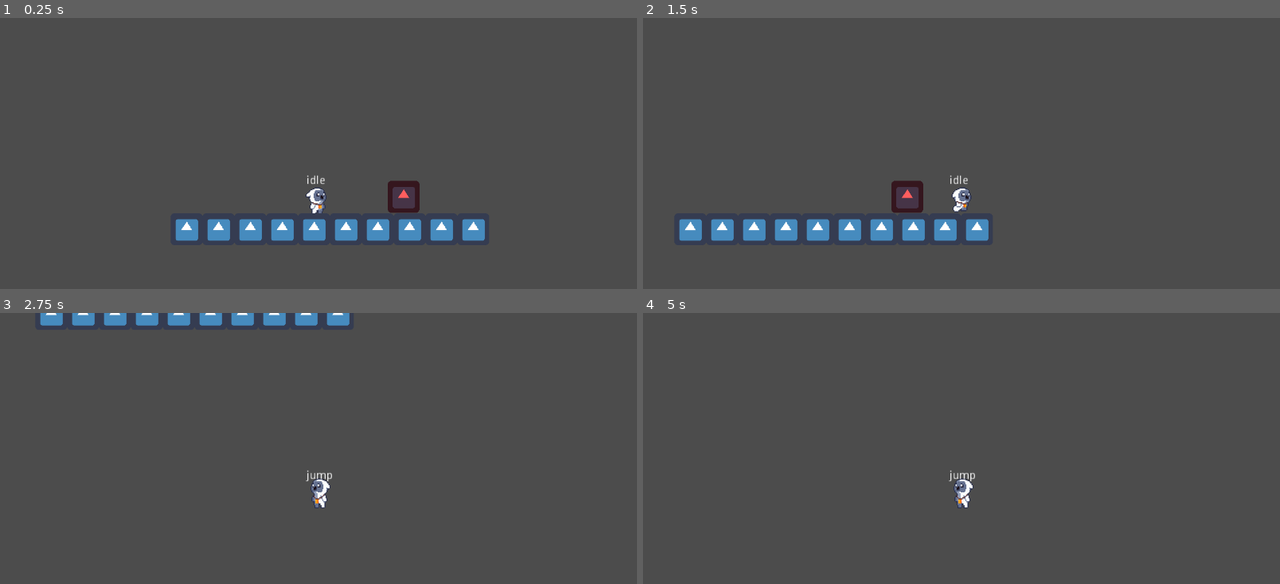
Above: before the commit, frames 1-4 (two rows, left to right).
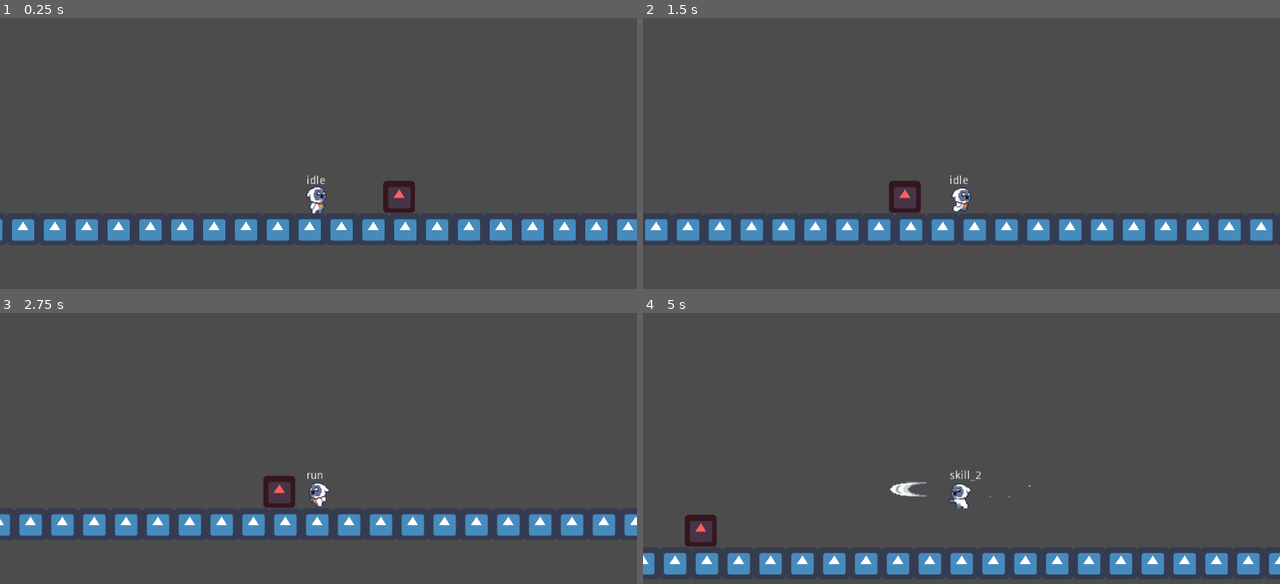
Above: after the commit, the same moments.

Repository: tnp2004/Game2D-ComputerProject
Game: Godot game, scene res://Stages/World.tscn
Same seed, same stepped clock (60 frames per second), same inputs: the game is played once before the commit and once after it. The engine's default icon, where the game draws it, is replaced by a stand-in: a white triangle on a blue panel in a dark square.
Inputs (mouse positions are in pixels of both pictures, inside the frame that each line leads up to):
- Up to frame 1 (0.25 s): no input
- Up to frame 2 (1.5 s): tap Enter at 0.5 s; move the mouse to (1101, 180) at 0.52 s; hold Right (ui_right) from 0.53 s (still down); click (1101, 180) at 0.6 s; tap Up (ui_up) at 0.77 s; move the mouse to (834, 215) at 1.27 s; click (834, 215) at 1.35 s
- Up to frame 3 (2.75 s): tap Up (ui_up) at 1.52 s; move the mouse to (382, 413) at 2.02 s; release Right (ui_right) at 2.03 s; hold Left (ui_left) from 2.03 s (still down); click (382, 413) at 2.1 s
- Up to frame 4 (5 s): move the mouse to (929, 565) at 2.77 s; release Left (ui_left) at 2.78 s; hold Right (ui_right) 2.78-4.28 s; click (929, 565) at 2.85 s; tap Up (ui_up) at 3.02, 3.77, 4.52 s; move the mouse to (1152, 546) at 3.52 s; click (1152, 546) at 3.6 s; tap 1 (skill_1, bound only after the commit) at 4.15 s; move the mouse to (770, 437) at 4.27 s; hold Left (ui_left) from 4.28 s (still down); click (770, 437) at 4.35 s; tap 2 (skill_2, bound only after the commit) at 4.9 s

The runs differ from the first frame. In frame 1, 4.9% of the frame differs, in the area x 0-100%, y 60-83%; in frame 2, 4.2%; in frame 3, 8.2%, in the area x 0-100%, y 0-83%; in frame 4, 6.6%.

Commit message:
Owlet Skills Update
- Dash add more effect and owlet dash pose
- add Wind Cutter

Diff:
--- a/Characters/Owlet.gd
+++ b/Characters/Owlet.gd
@@ -1,6 +1,9 @@
 extends KinematicBody2D
 
 const INDICATOR_DAMAGE = preload("res://UI/DamageIndicator.tscn")
+const DASH_SKILL = preload("res://Skills/Owlet/Dash_Skill.tscn") #skill 1
+const DASH_SMOKE = preload("res://Skills/Owlet/DashSmoke.tscn") #skill 1
+const WIND_CUTTER = preload("res://Skills/Owlet/WindCutter.tscn") #skill 2
 
 export(int) var WALKSPEED = 300
 export(int) var JUMPFORCE = 500
@@ -10,6 +13,21 @@
 
 var FRICTION = 0.5
 var velocity = Vector2.ZERO
+
+func dash_skill():
+	var skill_1 = DASH_SKILL.instance()
+	var smoke = DASH_SMOKE.instance()
+	skill_1.effect(position, $AnimatedSprite.flip_h)
+	smoke.dash_smoke_effect(position, $AnimatedSprite.flip_h)
+	print(position)
+	position.x += 220 * -1 if $AnimatedSprite.flip_h else 220 * 1
+	get_tree().current_scene.add_child(skill_1)
+	get_tree().current_scene.add_child(smoke)
+
+func wind_cutter_skill():
+	var skill_2 = WIND_CUTTER.instance()
+	skill_2.wind_cutter(position, $AnimatedSprite.flip_h)
+	get_tree().current_scene.add_child(skill_2)
 
 func get_input_direction():
 	var direction = Input.get_action_strength("ui_right") - Input.get_action_strength("ui_left")
@@ -54,7 +72,6 @@
 	velocity.y += _delta * GRAVITY
 	velocity = move_and_slide(velocity, Vector2.UP)
 	current_state_label()
-	random_thing_in_array(normal_attack)
 
 # damage indicator
 func spawn_effect(EFFECT, effect_position = global_position):
@@ -71,13 +88,29 @@
 
 func _on_attackArea_area_entered(area):
 	if area.is_in_group("enemy"):
-		area.get_owner().i_get_attack(random_thing_in_array(normal_attack))
-		#spawn_damageIndicator(1) <- player get damage
+		do_damage(area, normal_attack)
 
 func random_thing_in_array(arr):
 	var randomResult = randi()%len(arr)
-	return normal_attack[randomResult]
+	return arr[randomResult]
 
-var normal_attack = [2, 3, 4, 5] # is critical
-func do_damage():
-	pass
+func most_of_arr(arr):
+	var most_number = 0
+	for i in arr:
+		if i > most_number:
+			most_number = i
+	return most_number
+
+var normal_attack = [2, 3, 4, 5]
+func do_damage(area, damage_arr):
+	area.get_owner().i_get_attack(random_thing_in_array(damage_arr), most_of_arr(damage_arr))
+
+func useDash_skill():
+	if Input.is_action_just_pressed("skill_1"):
+		FSM.set_state(FSM.states.skill_1)
+		dash_skill()
+
+func useWindCutter_skill():
+	if Input.is_action_just_pressed("skill_2"):
+		FSM.set_state(FSM.states.skill_2)
+		wind_cutter_skill()
--- a/Characters/Owlet.tscn
+++ b/Characters/Owlet.tscn
@@ -8,6 +8,7 @@
 [ext_resource path="res://Characters-Sprite/2 Owlet_Monster/Owlet_Monster_Attack2_6.png" type="Texture" id=6]
 [ext_resource path="res://Characters-Sprite/2 Owlet_Monster/Owlet_Monster_Jump_8.png" type="Texture" id=7]
 [ext_resource path="res://Characters-Sprite/2 Owlet_Monster/Owlet_Monster_Walk+Attack_6.png" type="Texture" id=8]
+[ext_resource path="res://Characters-Sprite/2 Owlet_Monster/Owlet_Monster_Push_6.png" type="Texture" id=9]
 
 [sub_resource type="Animation" id=13]
 length = 0.001
@@ -254,6 +255,62 @@
 "values": [ 0, 1, 2, 3, 4, 5 ]
 }
 
+[sub_resource type="Animation" id=48]
+resource_name = "skill_1"
+length = 0.2
+tracks/0/type = "value"
+tracks/0/path = NodePath("AnimatedSprite:animation")
+tracks/0/interp = 1
+tracks/0/loop_wrap = true
+tracks/0/imported = false
+tracks/0/enabled = true
+tracks/0/keys = {
+"times": PoolRealArray( 0 ),
+"transitions": PoolRealArray( 1 ),
+"update": 1,
+"values": [ "skill_1" ]
+}
+tracks/1/type = "value"
+tracks/1/path = NodePath("AnimatedSprite:frame")
+tracks/1/interp = 1
+tracks/1/loop_wrap = true
+tracks/1/imported = false
+tracks/1/enabled = true
+tracks/1/keys = {
+"times": PoolRealArray( 0, 0.1 ),
+"transitions": PoolRealArray( 1, 1 ),
+"update": 1,
+"values": [ 0, 1 ]
+}
+
+[sub_resource type="Animation" id=45]
+resource_name = "skill_2"
+length = 0.2
+tracks/0/type = "value"
+tracks/0/path = NodePath("AnimatedSprite:animation")
+tracks/0/interp = 1
+tracks/0/loop_wrap = true
+tracks/0/imported = false
+tracks/0/enabled = true
+tracks/0/keys = {
+"times": PoolRealArray( 0 ),
+"transitions": PoolRealArray( 1 ),
+"update": 1,
+"values": [ "skill_2" ]
+}
+tracks/1/type = "value"
+tracks/1/path = NodePath("AnimatedSprite:frame")
+tracks/1/interp = 1
+tracks/1/loop_wrap = true
+tracks/1/imported = false
+tracks/1/enabled = true
+tracks/1/keys = {
+"times": PoolRealArray( 0, 0.1 ),
+"transitions": PoolRealArray( 1, 1 ),
+"update": 1,
+"values": [ 0, 1 ]
+}
+
 [sub_resource type="AtlasTexture" id=18]
 atlas = ExtResource( 5 )
 region = Rect2( 64, 0, 32, 32 )
@@ -354,6 +411,22 @@
 atlas = ExtResource( 2 )
 region = Rect2( 160, 0, 32, 32 )
 
+[sub_resource type="AtlasTexture" id=46]
+atlas = ExtResource( 2 )
+region = Rect2( 128, 0, 32, 32 )
+
+[sub_resource type="AtlasTexture" id=47]
+atlas = ExtResource( 2 )
+region = Rect2( 160, 0, 32, 32 )
+
+[sub_resource type="AtlasTexture" id=43]
+atlas = ExtResource( 9 )
+region = Rect2( 0, 0, 32, 32 )
+
+[sub_resource type="AtlasTexture" id=44]
+atlas = ExtResource( 9 )
+region = Rect2( 32, 0, 32, 32 )
+
 [sub_resource type="SpriteFrames" id=12]
 animations = [ {
 "frames": [ SubResource( 18 ) ],
@@ -389,6 +462,16 @@
 "frames": [ SubResource( 6 ), SubResource( 7 ), SubResource( 8 ), SubResource( 9 ), SubResource( 10 ), SubResource( 11 ) ],
 "loop": false,
 "name": "run",
+"speed": 5.0
+}, {
+"frames": [ SubResource( 46 ), SubResource( 47 ) ],
+"loop": true,
+"name": "skill_1",
+"speed": 5.0
+}, {
+"frames": [ SubResource( 43 ), SubResource( 44 ) ],
+"loop": true,
+"name": "skill_2",
 "speed": 5.0
 } ]
 
@@ -412,6 +495,8 @@
 anims/idle = SubResource( 1 )
 anims/jump = SubResource( 29 )
 anims/run = SubResource( 14 )
+anims/skill_1 = SubResource( 48 )
+anims/skill_2 = SubResource( 45 )
 
 [node name="AnimatedSprite" type="AnimatedSprite" parent="."]
 frames = SubResource( 12 )
--- a/Characters/Owlet_FSM.gd
+++ b/Characters/Owlet_FSM.gd
@@ -7,12 +7,16 @@
 	_add_state("attack_1")
 	_add_state("attack_2")
 	_add_state("attack_run")
+	_add_state("skill_1")
+	_add_state("skill_2")
 
 func _ready():
 	set_state(states.idle)
 
 func _state_logic(_delta: float) -> void:
 	parent.get_input_direction()
+	parent.useDash_skill()
+	parent.useWindCutter_skill()
 	if parent.velocity.length() == 0:
 		parent.attack_combo(_delta)
 	else:
@@ -48,6 +52,12 @@
 		states.attack_run:
 			if !animation_player.is_playing():
 				return states.idle
+		states.skill_1:
+			if !animation_player.is_playing():
+				return states.idle
+		states.skill_2:
+			if !animation_player.is_playing():
+				return states.idle
 
 	return - 1
 
@@ -66,3 +76,7 @@
 			animation_player.play("attack_2")
 		states.attack_run:
 			animation_player.play("attack_run")
+		states.skill_1:
+			animation_player.play("skill_1")
+		states.skill_2:
+			animation_player.play("skill_2")
--- a/Enemies/Enemy.gd
+++ b/Enemies/Enemy.gd
@@ -2,9 +2,9 @@
 
 const INDICATOR_DAMAGE = preload("res://UI/DamageIndicator.tscn")
 
-func i_get_attack(damage):
+func i_get_attack(damage, most_damage):
 	print("ahhh!")
-	spawn_damageIndicator(damage)
+	spawn_damageIndicator(damage, most_damage)
 
 func _on_Area2D_body_entered(body):
 	print(body.is_in_group("player"))
@@ -17,9 +17,9 @@
 		effect.global_position = effect_position
 		return effect
 
-func spawn_damageIndicator(damage):
+func spawn_damageIndicator(damage, most_damage):
 	var indicator = spawn_effect(INDICATOR_DAMAGE)
 	if indicator:
 		indicator.label.text = str(damage)
-		if damage == 5:
+		if damage == most_damage:
 			indicator.label.add_color_override("font_color", Color(1, 0, 0))
--- /dev/null
+++ b/Skills/Owlet/DashSmoke.gd
@@ -0,0 +1,12 @@
+extends Node2D
+
+func _ready():
+	pass
+
+func dash_smoke_effect(player_position, isFlip):
+	isFlip = !isFlip
+	$AnimatedSprite.flip_h = isFlip
+	if isFlip:
+		position = Vector2(player_position.x + 90.0, player_position.y + 10)
+	else:
+		position = Vector2(player_position.x - 90.0, player_position.y + 10)
--- /dev/null
+++ b/Skills/Owlet/DashSmoke.tscn
@@ -0,0 +1,101 @@
+[gd_scene load_steps=15 format=2]
+
+[ext_resource path="res://VFX/Owlet-Skills/smoke/FX033_08.png" type="Texture" id=1]
+[ext_resource path="res://VFX/Owlet-Skills/smoke/FX033_01.png" type="Texture" id=2]
+[ext_resource path="res://VFX/Owlet-Skills/smoke/FX033_10.png" type="Texture" id=3]
+[ext_resource path="res://VFX/Owlet-Skills/smoke/FX033_02.png" type="Texture" id=4]
+[ext_resource path="res://VFX/Owlet-Skills/smoke/FX033_05.png" type="Texture" id=5]
+[ext_resource path="res://VFX/Owlet-Skills/smoke/FX033_06.png" type="Texture" id=6]
+[ext_resource path="res://VFX/Owlet-Skills/smoke/FX033_07.png" type="Texture" id=7]
+[ext_resource path="res://VFX/Owlet-Skills/smoke/FX033_09.png" type="Texture" id=8]
+[ext_resource path="res://VFX/Owlet-Skills/smoke/FX033_03.png" type="Texture" id=9]
+[ext_resource path="res://VFX/Owlet-Skills/smoke/FX033_04.png" type="Texture" id=10]
+[ext_resource path="res://Skills/Owlet/DashSmoke.gd" type="Script" id=11]
+
+[sub_resource type="SpriteFrames" id=1]
+animations = [ {
+"frames": [ ExtResource( 2 ), ExtResource( 4 ), ExtResource( 9 ), ExtResource( 10 ), ExtResource( 5 ), ExtResource( 6 ), ExtResource( 7 ), ExtResource( 1 ), ExtResource( 8 ), ExtResource( 3 ) ],
+"loop": true,
+"name": "default",
+"speed": 10.0
+} ]
+
+[sub_resource type="Animation" id=2]
+length = 0.001
+tracks/0/type = "value"
+tracks/0/path = NodePath("AnimatedSprite:animation")
+tracks/0/interp = 1
+tracks/0/loop_wrap = true
+tracks/0/imported = false
+tracks/0/enabled = true
+tracks/0/keys = {
+"times": PoolRealArray( 0 ),
+"transitions": PoolRealArray( 1 ),
+"update": 0,
+"values": [ "default" ]
+}
+tracks/1/type = "value"
+tracks/1/path = NodePath("AnimatedSprite:frame")
+tracks/1/interp = 1
+tracks/1/loop_wrap = true
+tracks/1/imported = false
+tracks/1/enabled = true
+tracks/1/keys = {
+"times": PoolRealArray( 0 ),
+"transitions": PoolRealArray( 1 ),
+"update": 0,
+"values": [ 0 ]
+}
+
+[sub_resource type="Animation" id=3]
+resource_name = "dash_smoke"
+tracks/0/type = "value"
+tracks/0/path = NodePath("AnimatedSprite:animation")
+tracks/0/interp = 1
+tracks/0/loop_wrap = true
+tracks/0/imported = false
+tracks/0/enabled = true
+tracks/0/keys = {
+"times": PoolRealArray( 0 ),
+"transitions": PoolRealArray( 1 ),
+"update": 1,
+"values": [ "default" ]
+}
+tracks/1/type = "value"
+tracks/1/path = NodePath("AnimatedSprite:frame")
+tracks/1/interp = 1
+tracks/1/loop_wrap = true
+tracks/1/imported = false
+tracks/1/enabled = true
+tracks/1/keys = {
+"times": PoolRealArray( 0, 0.1, 0.2, 0.3, 0.4, 0.5, 0.6, 0.7, 0.8, 0.9 ),
+"transitions": PoolRealArray( 1, 1, 1, 1, 1, 1, 1, 1, 1, 1 ),
+"update": 1,
+"values": [ 0, 1, 2, 3, 4, 5, 6, 7, 8, 9 ]
+}
+tracks/2/type = "method"
+tracks/2/path = NodePath(".")
+tracks/2/interp = 1
+tracks/2/loop_wrap = true
+tracks/2/imported = false
+tracks/2/enabled = true
+tracks/2/keys = {
+"times": PoolRealArray( 1 ),
+"transitions": PoolRealArray( 1 ),
+"values": [ {
+"args": [  ],
+"method": "queue_free"
+} ]
+}
+
+[node name="DashSmoke" type="Node2D"]
+script = ExtResource( 11 )
+
+[node name="AnimatedSprite" type="AnimatedSprite" parent="."]
+scale = Vector2( 2, 2 )
+frames = SubResource( 1 )
+
+[node name="AnimationPlayer" type="AnimationPlayer" parent="."]
+autoplay = "dash_smoke"
+anims/RESET = SubResource( 2 )
+anims/dash_smoke = SubResource( 3 )
--- /dev/null
+++ b/Skills/Owlet/Dash_Skill.gd
@@ -0,0 +1,16 @@
+extends Node2D
+
+var damage_dash_skill = [4, 5, 6]
+
+func effect(player_position, isFlip):
+	$AnimatedSprite.flip_h = isFlip
+	if isFlip:
+		$SkillArea.position = Vector2(-400, 0)
+		position = Vector2(player_position.x + 90.0, player_position.y - 15)
+	else:
+		$SkillArea.position = Vector2(5, 0)
+		position = Vector2(player_position.x - 90.0, player_position.y - 15)
+
+func _on_SkillArea_area_entered(area):
+	if area.is_in_group("enemy"):
+		get_tree().current_scene.get_child(0).do_damage(area, damage_dash_skill)
--- /dev/null
+++ b/Skills/Owlet/Dash_Skill.tscn
@@ -0,0 +1,166 @@
+[gd_scene load_steps=16 format=2]
+
+[ext_resource path="res://Skills/Owlet/Dash_Skill.gd" type="Script" id=1]
+[ext_resource path="res://VFX/Owlet-Skills/smoke_back/Smoke VFX 1.png" type="Texture" id=2]
+
+[sub_resource type="AtlasTexture" id=1]
+atlas = ExtResource( 2 )
+region = Rect2( 0, 0, 48, 32 )
+
+[sub_resource type="AtlasTexture" id=2]
+atlas = ExtResource( 2 )
+region = Rect2( 48, 0, 48, 32 )
+
+[sub_resource type="AtlasTexture" id=3]
+atlas = ExtResource( 2 )
+region = Rect2( 96, 0, 48, 32 )
+
+[sub_resource type="AtlasTexture" id=4]
+atlas = ExtResource( 2 )
+region = Rect2( 144, 0, 48, 32 )
+
+[sub_resource type="AtlasTexture" id=5]
+atlas = ExtResource( 2 )
+region = Rect2( 192, 0, 48, 32 )
+
+[sub_resource type="AtlasTexture" id=6]
+atlas = ExtResource( 2 )
+region = Rect2( 240, 0, 48, 32 )
+
+[sub_resource type="AtlasTexture" id=7]
+atlas = ExtResource( 2 )
+region = Rect2( 288, 0, 48, 32 )
+
+[sub_resource type="AtlasTexture" id=8]
+atlas = ExtResource( 2 )
+region = Rect2( 336, 0, 48, 32 )
+
+[sub_resource type="AtlasTexture" id=9]
+atlas = ExtResource( 2 )
+region = Rect2( 384, 0, 48, 32 )
+
+[sub_resource type="SpriteFrames" id=10]
+animations = [ {
+"frames": [ SubResource( 1 ), SubResource( 2 ), SubResource( 3 ), SubResource( 4 ), SubResource( 5 ), SubResource( 6 ), SubResource( 7 ), SubResource( 8 ), SubResource( 9 ) ],
+"loop": true,
+"name": "dash",
+"speed": 5.0
+} ]
+
+[sub_resource type="Animation" id=11]
+length = 0.001
+tracks/0/type = "value"
+tracks/0/path = NodePath("AnimatedSprite:animation")
+tracks/0/interp = 1
+tracks/0/loop_wrap = true
+tracks/0/imported = false
+tracks/0/enabled = true
+tracks/0/keys = {
+"times": PoolRealArray( 0 ),
+"transitions": PoolRealArray( 1 ),
+"update": 0,
+"values": [ "dash" ]
+}
+tracks/1/type = "value"
+tracks/1/path = NodePath("AnimatedSprite:frame")
+tracks/1/interp = 1
+tracks/1/loop_wrap = true
+tracks/1/imported = false
+tracks/1/enabled = true
+tracks/1/keys = {
+"times": PoolRealArray( 0 ),
+"transitions": PoolRealArray( 1 ),
+"update": 0,
+"values": [ 0 ]
+}
+tracks/2/type = "value"
+tracks/2/path = NodePath("SkillArea/CollisionShape2D:disabled")
+tracks/2/interp = 1
+tracks/2/loop_wrap = true
+tracks/2/imported = false
+tracks/2/enabled = true
+tracks/2/keys = {
+"times": PoolRealArray( 0 ),
+"transitions": PoolRealArray( 1 ),
+"update": 0,
+"values": [ false ]
+}
+
+[sub_resource type="Animation" id=12]
+resource_name = "dash"
+step = 0.05
+tracks/0/type = "value"
+tracks/0/path = NodePath("AnimatedSprite:animation")
+tracks/0/interp = 1
+tracks/0/loop_wrap = true
+tracks/0/imported = false
+tracks/0/enabled = true
+tracks/0/keys = {
+"times": PoolRealArray( 0 ),
+"transitions": PoolRealArray( 1 ),
+"update": 1,
+"values": [ "dash" ]
+}
+tracks/1/type = "value"
+tracks/1/path = NodePath("AnimatedSprite:frame")
+tracks/1/interp = 1
+tracks/1/loop_wrap = true
+tracks/1/imported = false
+tracks/1/enabled = true
+tracks/1/keys = {
+"times": PoolRealArray( 0, 0.1, 0.2, 0.3, 0.4, 0.5, 0.6, 0.7, 0.8 ),
+"transitions": PoolRealArray( 1, 1, 1, 1, 1, 1, 1, 1, 1 ),
+"update": 1,
+"values": [ 0, 1, 2, 3, 4, 5, 6, 7, 8 ]
+}
+tracks/2/type = "value"
+tracks/2/path = NodePath("SkillArea/CollisionShape2D:disabled")
+tracks/2/interp = 1
+tracks/2/loop_wrap = true
+tracks/2/imported = false
+tracks/2/enabled = true
+tracks/2/keys = {
+"times": PoolRealArray( 0.2, 0.25 ),
+"transitions": PoolRealArray( 1, 1 ),
+"update": 1,
+"values": [ false, true ]
+}
+tracks/3/type = "method"
+tracks/3/path = NodePath(".")
+tracks/3/interp = 1
+tracks/3/loop_wrap = true
+tracks/3/imported = false
+tracks/3/enabled = true
+tracks/3/keys = {
+"times": PoolRealArray( 0.9 ),
+"transitions": PoolRealArray( 1 ),
+"values": [ {
+"args": [  ],
+"method": "queue_free"
+} ]
+}
+
+[sub_resource type="RectangleShape2D" id=13]
+extents = Vector2( 109.5, 23.5 )
+
+[node name="Dash_Skill" type="Node2D"]
+script = ExtResource( 1 )
+
+[node name="AnimatedSprite" type="AnimatedSprite" parent="."]
+scale = Vector2( 3, 3 )
+frames = SubResource( 10 )
+animation = "dash"
+
+[node name="AnimationPlayer" type="AnimationPlayer" parent="."]
+autoplay = "dash"
+anims/RESET = SubResource( 11 )
+anims/dash = SubResource( 12 )
+
+[node name="SkillArea" type="Area2D" parent="." groups=["player_attack"]]
+position = Vector2( 25, 0 )
+
+[node name="CollisionShape2D" type="CollisionShape2D" parent="SkillArea"]
+position = Vector2( 197.5, 24.5 )
+shape = SubResource( 13 )
+
+[connection signal="area_entered" from="SkillArea" to="." method="_on_SkillArea_area_entered"]
--- /dev/null
+++ b/Skills/Owlet/WindCutter.gd
@@ -0,0 +1,26 @@
+extends Node2D
+
+var damage_wind_cutter_skill = [5, 6, 7]
+
+var velocity = Vector2.ZERO
+var SPEED = 200
+var player_is_flip
+
+func wind_cutter(player_position, isFlip):
+	player_is_flip = isFlip
+	$AnimatedSprite.flip_h = isFlip
+	if isFlip:
+		$SkillArea.position = Vector2(-40, 0)
+		position = Vector2(player_position.x - 90.0, player_position.y)
+	else:
+		#$SkillArea.position = Vector2(5, 0)
+		position = Vector2(player_position.x + 90.0, player_position.y)
+
+func _physics_process(delta):
+	velocity.x = SPEED * delta * (-1 if player_is_flip else 1)
+	translate(velocity)
+
+
+func _on_SkillArea_area_entered(area):
+	if area.is_in_group("enemy"):
+		get_tree().current_scene.get_child(0).do_damage(area, damage_wind_cutter_skill)
--- /dev/null
+++ b/Skills/Owlet/WindCutter.tscn
@@ -0,0 +1,137 @@
+[gd_scene load_steps=16 format=2]
+
+[ext_resource path="res://VFX/Owlet-Skills/WindCutter/001.png" type="Texture" id=1]
+[ext_resource path="res://VFX/Owlet-Skills/WindCutter/005.png" type="Texture" id=2]
+[ext_resource path="res://VFX/Owlet-Skills/WindCutter/006.png" type="Texture" id=3]
+[ext_resource path="res://VFX/Owlet-Skills/WindCutter/007.png" type="Texture" id=4]
+[ext_resource path="res://VFX/Owlet-Skills/WindCutter/003.png" type="Texture" id=5]
+[ext_resource path="res://VFX/Owlet-Skills/WindCutter/008.png" type="Texture" id=6]
+[ext_resource path="res://VFX/Owlet-Skills/WindCutter/004.png" type="Texture" id=7]
+[ext_resource path="res://VFX/Owlet-Skills/WindCutter/002.png" type="Texture" id=8]
+[ext_resource path="res://VFX/Owlet-Skills/WindCutter/009.png" type="Texture" id=9]
+[ext_resource path="res://VFX/Owlet-Skills/WindCutter/010.png" type="Texture" id=10]
+[ext_resource path="res://Skills/Owlet/WindCutter.gd" type="Script" id=11]
+
+[sub_resource type="SpriteFrames" id=1]
+animations = [ {
+"frames": [ ExtResource( 1 ), ExtResource( 8 ), ExtResource( 5 ), ExtResource( 7 ), ExtResource( 2 ), ExtResource( 3 ), ExtResource( 4 ), ExtResource( 6 ), ExtResource( 9 ), ExtResource( 10 ) ],
+"loop": true,
+"name": "default",
+"speed": 10.0
+} ]
+
+[sub_resource type="Animation" id=2]
+length = 0.001
+tracks/0/type = "value"
+tracks/0/path = NodePath("AnimatedSprite:animation")
+tracks/0/interp = 1
+tracks/0/loop_wrap = true
+tracks/0/imported = false
+tracks/0/enabled = true
+tracks/0/keys = {
+"times": PoolRealArray( 0 ),
+"transitions": PoolRealArray( 1 ),
+"update": 0,
+"values": [ "default" ]
+}
+tracks/1/type = "value"
+tracks/1/path = NodePath("AnimatedSprite:frame")
+tracks/1/interp = 1
+tracks/1/loop_wrap = true
+tracks/1/imported = false
+tracks/1/enabled = true
+tracks/1/keys = {
+"times": PoolRealArray( 0 ),
+"transitions": PoolRealArray( 1 ),
+"update": 0,
+"values": [ 0 ]
+}
+tracks/2/type = "value"
+tracks/2/path = NodePath("SkillArea/CollisionShape2D:disabled")
+tracks/2/interp = 1
+tracks/2/loop_wrap = true
+tracks/2/imported = false
+tracks/2/enabled = true
+tracks/2/keys = {
+"times": PoolRealArray( 0 ),
+"transitions": PoolRealArray( 1 ),
+"update": 0,
+"values": [ true ]
+}
+
+[sub_resource type="Animation" id=3]
+resource_name = "skill_2"
+tracks/0/type = "value"
+tracks/0/path = NodePath("AnimatedSprite:animation")
+tracks/0/interp = 1
+tracks/0/loop_wrap = true
+tracks/0/imported = false
+tracks/0/enabled = true
+tracks/0/keys = {
+"times": PoolRealArray( 0 ),
+"transitions": PoolRealArray( 1 ),
+"update": 1,
+"values": [ "default" ]
+}
+tracks/1/type = "value"
+tracks/1/path = NodePath("AnimatedSprite:frame")
+tracks/1/interp = 1
+tracks/1/loop_wrap = true
+tracks/1/imported = false
+tracks/1/enabled = true
+tracks/1/keys = {
+"times": PoolRealArray( 0, 0.1, 0.2, 0.3, 0.4, 0.5, 0.6, 0.7, 0.8, 0.9 ),
+"transitions": PoolRealArray( 1, 1, 1, 1, 1, 1, 1, 1, 1, 1 ),
+"update": 1,
+"values": [ 0, 1, 2, 3, 4, 5, 6, 7, 8, 9 ]
+}
+tracks/2/type = "method"
+tracks/2/path = NodePath(".")
+tracks/2/interp = 1
+tracks/2/loop_wrap = true
+tracks/2/imported = false
+tracks/2/enabled = true
+tracks/2/keys = {
+"times": PoolRealArray( 1 ),
+"transitions": PoolRealArray( 1 ),
+"values": [ {
+"args": [  ],
+"method": "queue_free"
+} ]
+}
+tracks/3/type = "value"
+tracks/3/path = NodePath("SkillArea/CollisionShape2D:disabled")
+tracks/3/interp = 1
+tracks/3/loop_wrap = true
+tracks/3/imported = false
+tracks/3/enabled = true
+tracks/3/keys = {
+"times": PoolRealArray( 0, 0.6 ),
+"transitions": PoolRealArray( 1, 1 ),
+"update": 1,
+"values": [ false, true ]
+}
+
+[sub_resource type="RectangleShape2D" id=4]
+extents = Vector2( 42, 14.5 )
+
+[node name="WindCutter" type="Node2D"]
+script = ExtResource( 11 )
+
+[node name="AnimatedSprite" type="AnimatedSprite" parent="."]
+scale = Vector2( 2, 2 )
+frames = SubResource( 1 )
+
+[node name="AnimationPlayer" type="AnimationPlayer" parent="."]
+autoplay = "skill_2"
+anims/RESET = SubResource( 2 )
+anims/skill_2 = SubResource( 3 )
+
+[node name="SkillArea" type="Area2D" parent="." groups=["player_attack"]]
+
+[node name="CollisionShape2D" type="CollisionShape2D" parent="SkillArea"]
+position = Vector2( 22, -1.5 )
+shape = SubResource( 4 )
+disabled = true
+
+[connection signal="area_entered" from="SkillArea" to="." method="_on_SkillArea_area_entered"]
--- a/Stages/World.tscn
+++ b/Stages/World.tscn
@@ -34,13 +34,13 @@
 position = Vector2( 341, 214 )
 
 [node name="Owlet" parent="." instance=ExtResource( 2 )]
-position = Vector2( -87, -52 )
+position = Vector2( -78, -35 )
 scale = Vector2( 2, 2 )
 
 [node name="TileMap" type="TileMap" parent="."]
 tile_set = SubResource( 2 )
 format = 1
-tile_data = PoolIntArray( 65530, 0, 0, 65531, 0, 0, 65532, 0, 0, 65533, 0, 0, 65534, 0, 0, 65535, 0, 0, 0, 0, 0, 1, 0, 0, 2, 0, 0, 3, 0, 0 )
+tile_data = PoolIntArray( 65524, 0, 0, 65525, 0, 0, 65526, 0, 0, 65527, 0, 0, 65528, 0, 0, 65529, 0, 0, 65530, 0, 0, 65531, 0, 0, 65532, 0, 0, 65533, 0, 0, 65534, 0, 0, 65535, 0, 0, 0, 0, 0, 1, 0, 0, 2, 0, 0, 3, 0, 0, 4, 0, 0, 5, 0, 0, 6, 0, 0, 7, 0, 0, 8, 0, 0, 9, 0, 0, 10, 0, 0, 11, 0, 0, 12, 0, 0, 13, 0, 0, 14, 0, 0, 15, 0, 0, 16, 0, 0, 17, 0, 0, 18, 0, 0, 19, 0, 0 )
 
 [node name="Enemy" parent="." instance=ExtResource( 3 )]
 position = Vector2( 84, -33 )
--- a/project.godot
+++ b/project.godot
@@ -85,6 +85,24 @@
 "events": [ Object(InputEventMouseButton,"resource_local_to_scene":false,"resource_name":"","device":0,"alt":false,"shi …(212 unchanged characters)…
  ]
 }
+skill_1={
+"deadzone": 0.5,
+"events": [ Object(InputEventKey,"resource_local_to_scene":false,"resource_name":"","device":0,"alt":false,"shift":false,"control":false,"meta":false,"command":false,"pressed":false,"scancode":0,"physical_scancode":49,"unicode":0,"echo":false,"script":null)
+, Object(InputEventKey,"resource_local_to_scene":false,"resource_name":"","device":0,"alt":false,"shift":false,"control":false,"meta":false,"command":false,"pressed":false,"scancode":0,"physical_scancode":16777357,"unicode":0,"echo":false,"script":null)
+ ]
+}
+skill_2={
+"deadzone": 0.5,
+"events": [ Object(InputEventKey,"resource_local_to_scene":false,"resource_name":"","device":0,"alt":false,"shift":false,"control":false,"meta":false,"command":false,"pressed":false,"scancode":0,"physical_scancode":50,"unicode":0,"echo":false,"script":null)
+, Object(InputEventKey,"resource_local_to_scene":false,"resource_name":"","device":0,"alt":false,"shift":false,"control":false,"meta":false,"command":false,"pressed":false,"scancode":0,"physical_scancode":16777358,"unicode":0,"echo":false,"script":null)
+ ]
+}
+skill_3={
+"deadzone": 0.5,
+"events": [ Object(InputEventKey,"resource_local_to_scene":false,"resource_name":"","device":0,"alt":false,"shift":false,"control":false,"meta":false,"command":false,"pressed":false,"scancode":0,"physical_scancode":51,"unicode":0,"echo":false,"script":null)
+, Object(InputEventKey,"resource_local_to_scene":false,"resource_name":"","device":0,"alt":false,"shift":false,"control":false,"meta":false,"command":false,"pressed":false,"scancode":0,"physical_scancode":16777359,"unicode":0,"echo":false,"script":null)
+ ]
+}
 
 [physics]
 
Not shown: 1 places in Characters/Owlet.tscn that only renumber resources
Binary file added: VFX/Owlet-Skills/WindCutter/001.png
Not shown, added: VFX/Owlet-Skills/WindCutter/001.png.import
Binary file added: VFX/Owlet-Skills/WindCutter/002.png
Not shown, added: VFX/Owlet-Skills/WindCutter/002.png.import
Binary file added: VFX/Owlet-Skills/WindCutter/003.png
Not shown, added: VFX/Owlet-Skills/WindCutter/003.png.import
Binary file added: VFX/Owlet-Skills/WindCutter/004.png
Not shown, added: VFX/Owlet-Skills/WindCutter/004.png.import
Binary file added: VFX/Owlet-Skills/WindCutter/005.png
Not shown, added: VFX/Owlet-Skills/WindCutter/005.png.import
Binary file added: VFX/Owlet-Skills/WindCutter/006.png
(and 35 more such lines)
